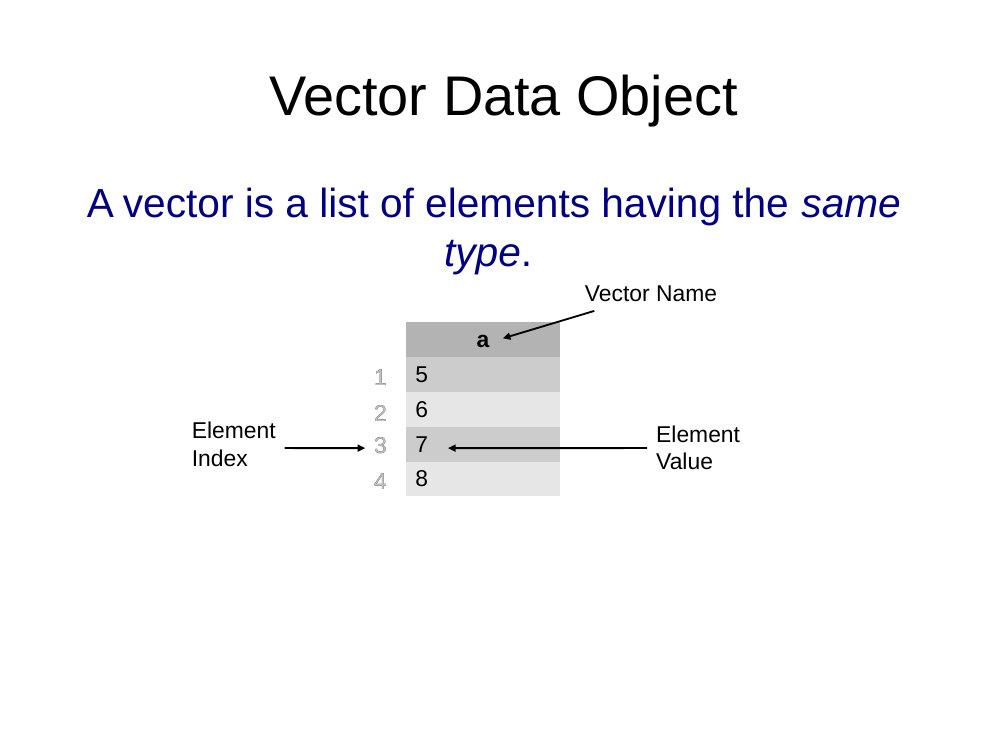
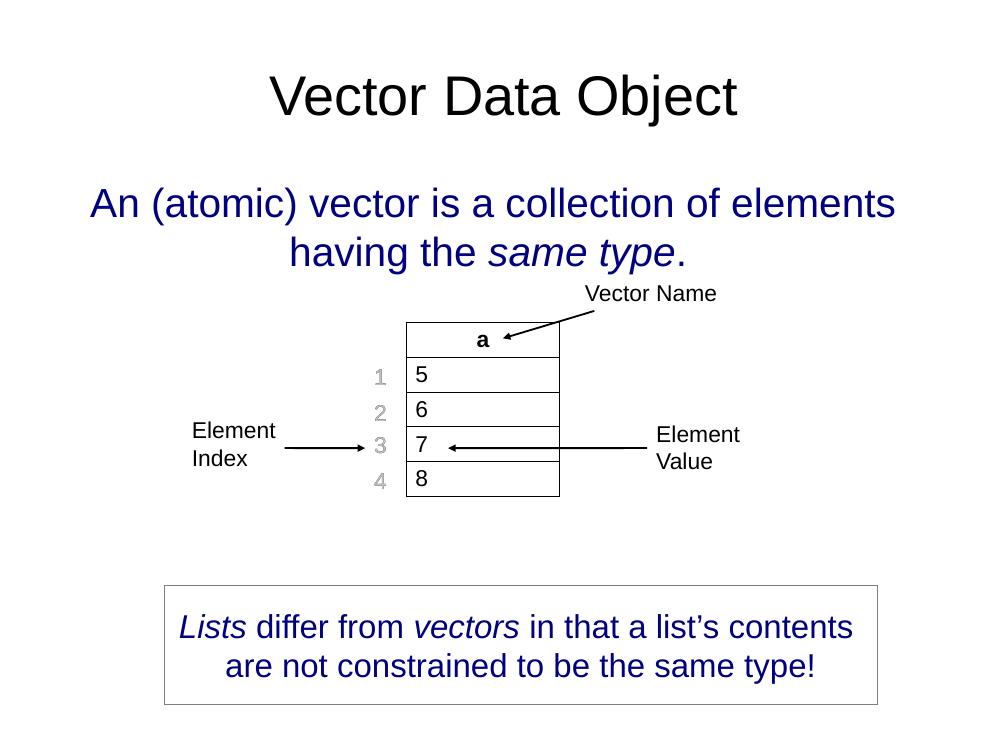
Before and after one commit to ubccr/hsws, a slide deck: slide 3 of slides/R-intro-slideset-2.odp. Drawn at 1008x756 pixels with LibreOffice and Linux fonts; fonts in the diff are those of the drawing. Boxes give left, top, right and bottom in pixels: in the first picture for what was removed or moved away, otherwise in the second. Text is boxed around its words. In the diff, an @@ line names an element or a change of style, - is before the commit and + after.

```diff
--- a/slides/R-intro-slideset-2.odp
+++ b/slides/R-intro-slideset-2.odp
@@ text at (90, 187, 896, 274): text changed @@
-A vector is a list of elements having the same type.
+An (atomic) vector is a collection of elements having the same type.
@@ table at (406, 323, 560, 498) @@
@@ fill #B3B3B3 to none in row 1, column 1 @@
@@ fill #CCCCCC to none in 2 cells @@
@@ fill #E6E6E6 to none in 2 cells @@
@@ borders changed @@
@@ rectangle added at (165, 585, 878, 704), outline #808080 0 pt, 26 pt, text #000080 @@
+Lists differ from vectors in that a list’s contents
+are not constrained to be the same type!
```
Also in this commit, not shown: 16 other slides changed, 1 slide added, 6 slides removed, 8 other files.
